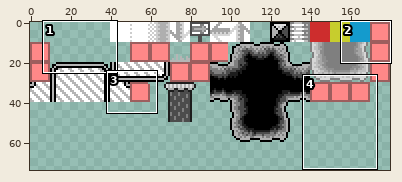
One commit to this sprite sheet: map/level1/tileset.png. The first picture is a wide view before the edit; the outline marks the close-up.
Close-up. Old version:
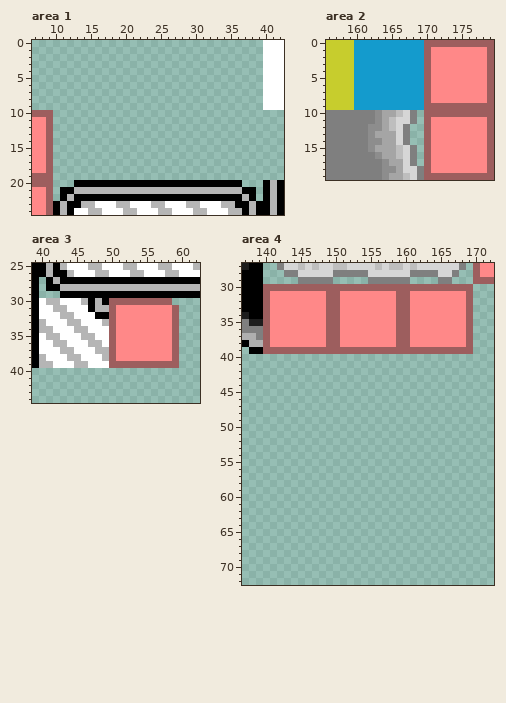
The file is 180x80 pixels. Colours within 5 levels of each other are drawn and written as one. Shown: area 1: x 7..42, y 0..24; area 2: x 156..179, y 0..19; area 3: x 39..62, y 25..44; area 4: x 137..172, y 27..72. The wide view leaves out empty margins. The commit also changed other parts of the picture, which this record leaves out.
And afterwards:
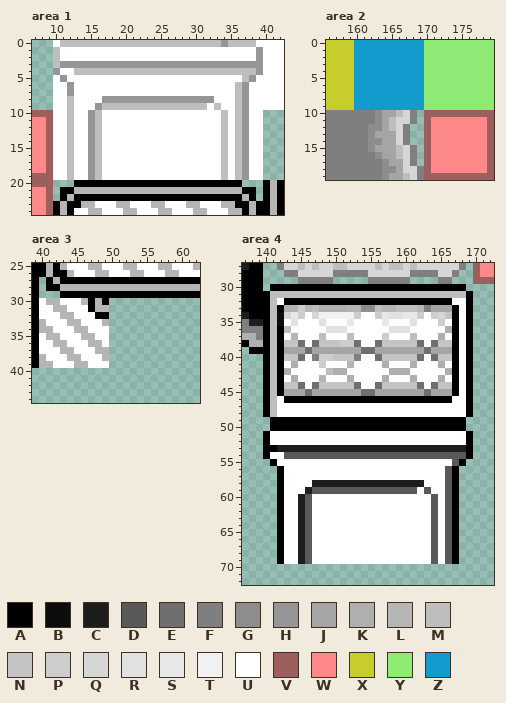
Palette (. is transparent): A #000000  B #0d0d0d  C #1d1d1d  D #595959  E #6f6f6f  F #7f7f7f  G #8d8d8d  H #969696  J #a5a5a5  K #afafaf  L #b5b5b5  M #bebebe  N #c4c4c4  P #cdcdcd  Q #d6d6d6  R #e1e1e1  S #e8e8e8  T #f1f1f1  U #ffffff  V #9d5e5e  W #ff8888  X #c7cd2d  Y #8dea74  Z #149bcd
Change:
--- area 1
@@ x 7..42 @@
- 0 .................................UUU
- 1 .................................UUU
- 2 .................................UUU
- 3 .................................UUU
- 4 .................................UUU
- 5 .................................UUU
- 6 .................................UUU
- 7 .................................UUU
- 8 .................................UUU
- 9 .................................UUU
-10 VVV.................................
-11 WWV.................................
-12 WWV.................................
-13 WWV.................................
-14 WWV.................................
-15 WWV.................................
-16 WWV.................................
-17 WWV.................................
-18 WWV.................................
-19 VVV.................................
+ 0 ...UMMMMMMMMMMMMMMMMMMMMMMMHMMMMUUUU
+ 1 ...MUUUUUUUUUUUUUUUUUUUUUUUUUUUUHUUU
+ 2 ...MUUUUUUUUUUUUUUUUUUUUUUUUUUUUHUUU
+ 3 ...MHHHHHHHHHHHHHHHHHHHHHHHHHHHHHUUU
+ 4 ...HUUMMMMMMMMMMMMMMMMMMMMMMMMMMHUUU
+ 5 ...UHUUUUUUUUUUUUUUUUUUUUUUUUUMHUUUU
+ 6 ...UUHUUUUUUUUUUUUUUUUUUUUUUUMHUUUUU
+ 7 ...UUHUUUUUUUUUUUUUUUUUUUUUUUMHUUUUU
+ 8 ...UUMUUUUHHHHHHHHHHHHHHHHUUUMHUUUUU
+ 9 ...UUMUUUHMMMMMMMMMMMMMMMUMUUMHUUUUU
+10 VVVUUMUUHMUUUUUUUUUUUUUUUUUMUMHUU...
+11 WWVUUMUUHMUUUUUUUUUUUUUUUUUMUMHUU...
+12 WWVUUMUUHMUUUUUUUUUUUUUUUUUMUMHUU...
+13 WWVUUMUUHMUUUUUUUUUUUUUUUUUMUMHUU...
+14 WWVUUMUUHMUUUUUUUUUUUUUUUUUMUMHUU...
+15 WWVUUMUUHMUUUUUUUUUUUUUUUUUMUMHUU...
+16 WWVUUMUUHMUUUUUUUUUUUUUUUUUMUMHUU...
+17 WWVUUMUUHMUUUUUUUUUUUUUUUUUMUMHUU...
+18 WWVUUMUUHMUUUUUUUUUUUUUUUUUMUMHUU...
+19 VVVUUMUUHMUUUUUUUUUUUUUUUUUMUMHUU...
 20 VVV...AAAAAAAAAAAAAAAAAAAAAAAA...ALA
--- area 2
@@ x 168..179 @@
- 0 ZZVVVVVVVVVV
- 1 ZZVWWWWWWWWV
- 2 ZZVWWWWWWWWV
- 3 ZZVWWWWWWWWV
- 4 ZZVWWWWWWWWV
- 5 ZZVWWWWWWWWV
- 6 ZZVWWWWWWWWV
- 7 ZZVWWWWWWWWV
- 8 ZZVWWWWWWWWV
- 9 ZZVVVVVVVVVV
+ 0 ZZYYYYYYYYYY
+ 1 ZZYYYYYYYYYY
+ 2 ZZYYYYYYYYYY
+ 3 ZZYYYYYYYYYY
+ 4 ZZYYYYYYYYYY
+ 5 ZZYYYYYYYYYY
+ 6 ZZYYYYYYYYYY
+ 7 ZZYYYYYYYYYY
+ 8 ZZYYYYYYYYYY
+ 9 ZZYYYYYYYYYY
 10 F.VVVVVVVVVV
--- area 3
@@ x 48..61 @@
 29 AAAAAAAAAAAAAA
-30 LAVVVVVVVVV...
-31 LLVWWWWWWWWV..
-32 AAVWWWWWWWWV..
-33 ULVWWWWWWWWV..
-34 UUVWWWWWWWWV..
-35 UUVWWWWWWWWV..
-36 LUVWWWWWWWWV..
-37 LLVWWWWWWWWV..
-38 ULVWWWWWWWWV..
-39 UUVVVVVVVVVV..
+30 LA............
+31 LL............
+32 AA............
+33 UL............
+34 UU............
+35 UU............
+36 LU............
+37 LL............
+38 UL............
+39 UU............
 40 ..............
--- area 4
@@ x 137..172 @@
 29 AAA.....FFFFF.....FFFFFF....FF...VVV
-30 AAAVVVVVVVVVVVVVVVVVVVVVVVVVVVVVV...
-31 AAAVWWWWWWWWVVWWWWWWWWVVWWWWWWWWV...
-32 AAAVWWWWWWWWVVWWWWWWWWVVWWWWWWWWV...
-33 AAAVWWWWWWWWVVWWWWWWWWVVWWWWWWWWV...
-34 CAAVWWWWWWWWVVWWWWWWWWVVWWWWWWWWV...
-35 FCCVWWWWWWWWVVWWWWWWWWVVWWWWWWWWV...
-36 FFFVWWWWWWWWVVWWWWWWWWVVWWWWWWWWV...
-37 KKFVWWWWWWWWVVWWWWWWWWVVWWWWWWWWV...
-38 AKKVWWWWWWWWVVWWWWWWWWVVWWWWWWWWV...
-39 .AAVVVVVVVVVVVVVVVVVVVVVVVVVVVVVV...
-40 ....................................
-41 ....................................
-42 ....................................
-43 ....................................
-44 ....................................
-45 ....................................
-46 ....................................
-47 ....................................
-48 ....................................
-49 ....................................
-50 ....................................
-51 ....................................
-52 ....................................
-53 ....................................
-54 ....................................
-55 ....................................
-56 ....................................
-57 ....................................
-58 ....................................
-59 ....................................
-60 ....................................
-61 ....................................
-62 ....................................
-63 ....................................
-64 ....................................
-65 ....................................
-66 ....................................
-67 ....................................
-68 ....................................
-69 ....................................
+30 AAA.AAAAAAAAAAAAAAAAAAAAAAAAAAAA....
+31 AAAAMMMMMMMMMMMMMMMMMMMMMMMMMMMMA...
+32 AAAAMUAAAAAAAAAAAAAAAAAAAAAAAAUUA...
+33 AAAAMAKLPLMKKKKLLGGMLLMMMLFJJJAUA...
+34 CAAAMBQSPUQTTTTTPUUPSRRSSPUPQNAUA...
+35 FCCAMBURUUURUUUSUUUUSUUURUUUPUAUA...
+36 FFFAMAMUUUUURRRUUUUUURRRUUUUUKAUA...
+37 KKFAMAULUUUMUUUMUUUUPUUUMUUUKUAUA...
+38 AKKAMANNEUENNNPPEUUENNNNNEUENNAUA...
+39 .AAAMAJJJEJJJJJJJEEJJJJJJJEJJJAUA...
+40 ...AMANNEUFPPNNNFUUENNNNNEUENNAUA...
+41 ...AMAUKUUUPUUULUUUUKUUUKUUUKUAUA...
+42 ...AMAKUUUUUMKKUUUUUUKKKUUUUUKAUA...
+43 ...AMAUKUUULUUUKUUUUKUUUKUUUKUAUA...
+44 ...AMANNEUENNNNNEUUENNNNNEUENNAUA...
+45 ...AMAJJJEJJJJJJJEEJJJJJJJEJJJAUA...
+46 ...AMUAAAAAAAAAAAAAAAAAAAAAAAAUUA...
+47 ...AMUUUUUUUUUUUUUUUUUUUUUUUUUUUA...
+48 ...AMUUUUUUUUUUUUUUUUUUUUUUUUUUUA...
+49 ....AAAAAAAAAAAAAAAAAAAAAAAAAAAA....
+50 ....AAAAAAAAAAAAAAAAAAAAAAAAAAAA....
+51 ...AUUUUUUUUUUUUUUUUUUUUUUUUUUUUA...
+52 ...AUUUUUUUUUUUUUUUUUUUUUUUUUUUUA...
+53 ...AACCCCCCCCCCCCCCCCCCCCCCCCCCCA...
+54 ...AUUDDDDDDDDDDDDDDDDDDDDDDDDDDA...
+55 ....AUUUUUUUUUUUUUUUUUUUUUUUUUDA....
+56 .....AUUUUUUUUUUUUUUUUUUUUUUUDA.....
+57 .....AUUUUUUUUUUUUUUUUUUUUUUUDA.....
+58 .....AUUUUCCCCCCCCCCCCCCCCUUUDA.....
+59 .....AUUUCDDDDDDDDDDDDDDDUDUUDA.....
+60 .....AUUCDUUUUUUUUUUUUUUUUUDUDA.....
+61 .....AUUCDUUUUUUUUUUUUUUUUUDUDA.....
+62 .....AUUCDUUUUUUUUUUUUUUUUUDUDA.....
+63 .....AUUCDUUUUUUUUUUUUUUUUUDUDA.....
+64 .....AUUCDUUUUUUUUUUUUUUUUUDUDA.....
+65 .....AUUCDUUUUUUUUUUUUUUUUUDUDA.....
+66 .....AUUCDUUUUUUUUUUUUUUUUUDUDA.....
+67 .....AUUCDUUUUUUUUUUUUUUUUUDUDA.....
+68 .....AUUCDUUUUUUUUUUUUUUUUUDUDA.....
+69 .....AUUCDUUUUUUUUUUUUUUUUUDUDA.....
 70 ....................................
Boxes around the changes in both close-ups, in picture pixels (x1, y1, x2, y2):
added: (53, 40, 263, 180)
changed: (424, 40, 494, 110)
erased: (109, 298, 179, 368)
changed: (263, 284, 473, 564)
